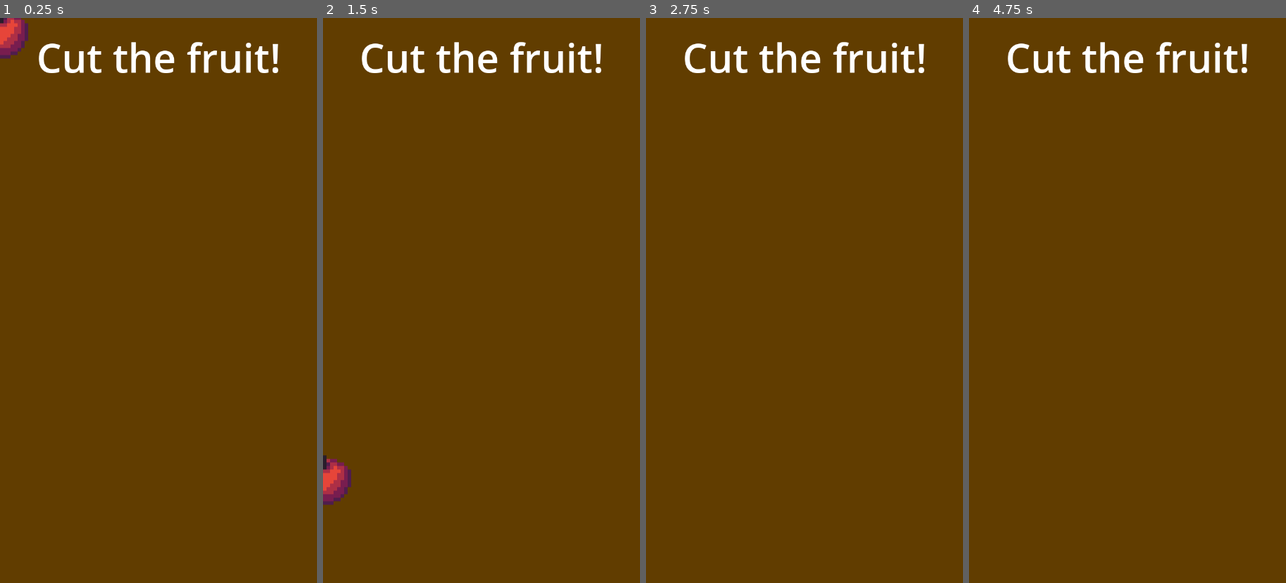
Above: before the commit, frames 1-4 (left to right).
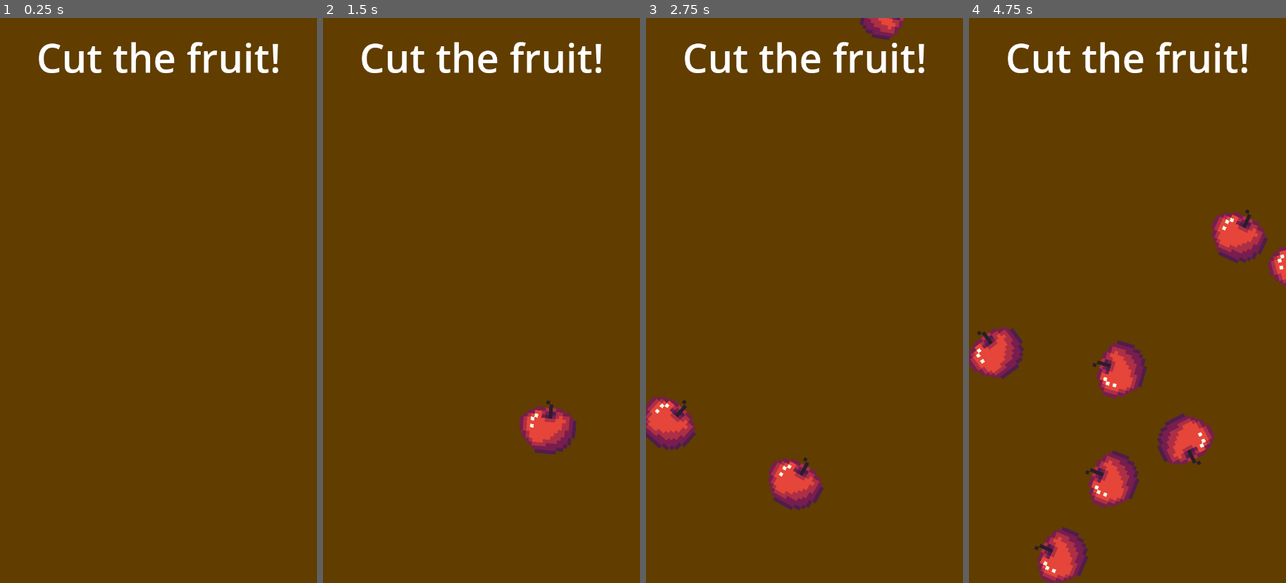
Above: after the commit, the same moments.

Repository: codemonsters/macaronigate
Game: Godot game, scene res://minigames/frutas/main.tscn
Same seed, same stepped clock (60 frames per second), same inputs: the game is played once before the commit and once after it.
Inputs:
- Up to frame 1 (0.25 s): no input
- Up to frame 2 (1.5 s): hold Right 0.53-1.28 s; hold Left from 1.28 s (still down)
- Up to frame 3 (2.75 s): release Left at 2.03 s; hold Right from 2.03 s (still down)
- Up to frame 4 (4.75 s): release Right at 3.53 s; hold Left from 3.53 s (still down)

The runs differ from the first frame. In frame 1, 0.5% of the frame differs, in the area x 0-9%, y 0-8%; in frame 2, 1.8%; in frame 3, 2.7%; in frame 4, 7.3%, in the area x 0-100%, y 33-100%.

Commit message:
Changed renderer to mobile, fruits rain

Diff:
--- a/src/minigames/frutas/fruta.tscn
+++ b/src/minigames/frutas/fruta.tscn
@@ -28,6 +28,7 @@
 radius = 61.0
 
 [node name="fruta" type="RigidBody2D"]
+mass = 0.3
 
 [node name="AnimatedSprite2D" type="AnimatedSprite2D" parent="."]
 texture_filter = 1
--- a/src/minigames/frutas/main.gd
+++ b/src/minigames/frutas/main.gd
@@ -6,11 +6,24 @@
 
 # Called when the node enters the scene tree for the first time.
 func _ready():
-	var fruta = fruta_scene.instantiate()
-	#fruta.position(100, 100)
-	add_child(fruta)
-
+	$FrutaTimer.start()
 
 # Called every frame. 'delta' is the elapsed time since the previous frame.
 func _process(delta):
 	pass
+
+
+func _on_fruta_timer_timeout():
+	var fruta = fruta_scene.instantiate()
+	var fruta_spawn_location = get_node("SpawnPath/SpawnLocation")
+	fruta_spawn_location.progress_ratio = randf()
+
+	fruta.position = fruta_spawn_location.position
+	fruta.rotation = randf_range(-PI / 4, PI / 4)
+	fruta.angular_velocity = randf_range(0.5, 2)
+
+	var velocity_x = (720 / 2 - fruta_spawn_location.position.x) * 0.7
+	var velocity_y = randf_range(-1000, -1700)
+	fruta.linear_velocity = Vector2(velocity_x, velocity_y)
+
+	add_child(fruta) # Replace with function body.
--- a/src/minigames/frutas/main.tscn
+++ b/src/minigames/frutas/main.tscn
@@ -9,7 +9,21 @@
 }
 point_count = 4
 
-[node name="main" type="Node2D"]
+[sub_resource type="SegmentShape2D" id="SegmentShape2D_o0w5u"]
+a = Vector2(2.08165e-12, 2.08165e-12)
+b = Vector2(1280, 2.08165e-12)
+
+[sub_resource type="SegmentShape2D" id="SegmentShape2D_u0r1r"]
+b = Vector2(-1280, 2.08165e-12)
+
+[sub_resource type="SegmentShape2D" id="SegmentShape2D_33t3u"]
+a = Vector2(2.08165e-12, 2.08165e-12)
+b = Vector2(720, 2.08165e-12)
+
+[sub_resource type="SegmentShape2D" id="SegmentShape2D_8w6no"]
+b = Vector2(-720, 2.08165e-12)
+
+[node name="Main" type="Node2D"]
 script = ExtResource("1_tld6u")
 fruta_scene = ExtResource("2_ussx5")
 
@@ -32,5 +46,41 @@
 horizontal_alignment = 1
 vertical_alignment = 1
 
-[node name="Path2D" type="Path2D" parent="."]
+[node name="SpawnPath" type="Path2D" parent="."]
 curve = SubResource("Curve2D_jqhvf")
+
+[node name="SpawnLocation" type="PathFollow2D" parent="SpawnPath"]
+position = Vector2(0, 288)
+rotation = 1.5708
+
+[node name="FrutaTimer" type="Timer" parent="."]
+wait_time = 0.5
+
+[node name="Walls" type="StaticBody2D" parent="."]
+
+[node name="Left" type="CollisionShape2D" parent="Walls"]
+rotation = 1.5708
+shape = SubResource("SegmentShape2D_o0w5u")
+disabled = true
+one_way_collision = true
+
+[node name="Right" type="CollisionShape2D" parent="Walls"]
+position = Vector2(720, 2.08165e-12)
+rotation = -1.5708
+shape = SubResource("SegmentShape2D_u0r1r")
+disabled = true
+one_way_collision = true
+
+[node name="Down" type="CollisionShape2D" parent="Walls"]
+position = Vector2(2.08165e-12, 1280)
+shape = SubResource("SegmentShape2D_33t3u")
+one_way_collision = true
+
+[node name="Up" type="CollisionShape2D" parent="Walls"]
+position = Vector2(2.08165e-12, 2.08165e-12)
+rotation = 3.14159
+shape = SubResource("SegmentShape2D_8w6no")
+disabled = true
+one_way_collision = true
+
+[connection signal="timeout" from="FrutaTimer" to="." method="_on_fruta_timer_timeout"]
--- a/src/project.godot
+++ b/src/project.godot
@@ -23,4 +23,5 @@
 
 [rendering]
 
+renderer/rendering_method="mobile"
 renderer/rendering_method.mobile="gl_compatibility"
Not shown: 1 places in src/minigames/frutas/main.tscn that only renumber resources
Not shown, added: src/minigames/happyhippo/plank.png.import
